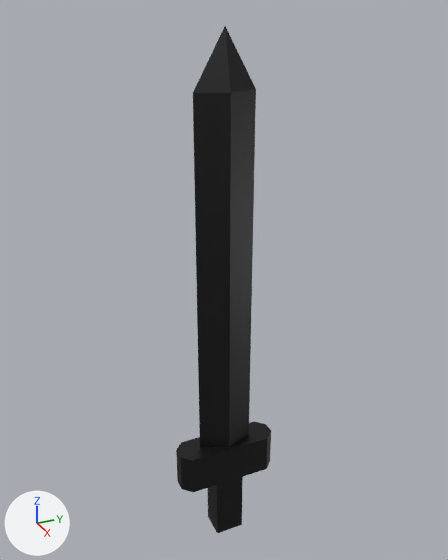
One commit to the OBJ model Project/resources/models/Sword/Sword.obj: the scene before it, then after it.
Before and after are seen from a 50 mm camera at (4.62, -2.09, 5.3) aimed at (-0.1, 0.04, 2.94). The lights are fixed; the arrows at lower left show +X, +Y and +Z. Where no turn or scale is listed for an object, it has been applied to the vertices.

The scene before the commit, as lines of its bpy script (objects in view):
```python
mat_マテリアル_001 = principled_material('マテリアル.001')
mat_マテリアル_001.texture = img_sword_png
me_立方体 = bpy.data.meshes.new('立方体')
me_立方体.from_pydata(...)  # 33 vertices, 50 faces; spans x -0.15..0.15, y -0.5..0.5, z 0.11..5.1
me_立方体.materials.append(mat_マテリアル_001)  # picture img_sword_png
ob_立方体 = bpy.data.objects.new('立方体', me_立方体)
ob_立方体.location = (0.0, 0.0, 0.0)
```
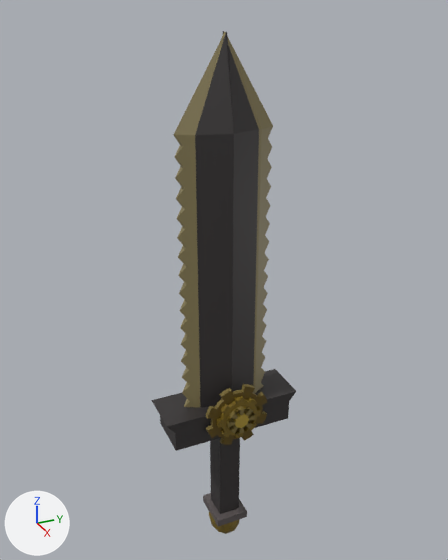
Pixel boxes (x1, y1, x2, y2) of what changed, in the pictures (448 x 560 px):
'立方体', surface changed, reshaped (52% wider): before (176, 26, 271, 533); after (151, 31, 296, 534)
part 1 of me_立方体, added (black): after (210, 438, 240, 514)
part 2 of me_立方体, added: after (203, 493, 247, 527)
part 3 of me_立方体, rebuilt (56% wider, 10% shorter): before (193, 26, 256, 447); after (174, 31, 273, 408)
part 4 of me_立方体, added (brown): after (206, 384, 267, 445)
part 5 of me_立方体, added: after (209, 512, 240, 534)
part 6 of me_立方体, deleted (black): before (176, 421, 271, 492)
part 7 of me_立方体, deleted (black): before (208, 477, 243, 533)
part 8 of me_立方体, added (black): after (151, 369, 296, 451)

The change in detail:
Picture 'playerSwordHandle.png' (img_playerswordhandle_png) is new.
Picture 'playerSword.png' (img_playersword_png) is new.
Picture 'playerSwordGear.png' (img_playerswordgear_png) is new.
Material 'マテリアル.001' (mat_マテリアル_001) changes its picture from img_sword_png to img_playerswordgear_png.
Material 'マテリアル.002' (mat_マテリアル_002) is new.
Its texture is img_playerswordhandle_png.
Material 'マテリアル' (mat_マテリアル) is new.
Its texture is img_playersword_png.
me_立方体 is used by ob_立方体; location (0.0, 0.0, 0.0).
me_立方体 had 33 vertices, 50 faces and spanned x -0.15..0.15, y -0.5..0.5, z 0.11..5.1.
me_立方体 now has 578 vertices, 1100 faces and spans x -0.22..0.39, y -0.68..0.68, z -0.01..5.05.
me_立方体 part 1: a new loose piece, a box spanning x -0.12..0.12, y -0.11..0.11, z 0.22..1.62, in mat_マテリアル_002 (picture img_playerswordhandle_png).
me_立方体 part 2: a new loose piece, a box spanning x -0.2..0.2, y -0.168..0.168, z 0.283..0.361, in mat_マテリアル_002 (picture img_playerswordhandle_png).
me_立方体 part 3: the loose piece of 9 vertices spanning x -0.11..0.11, y -0.27..0.27, z 1.2..5.1 is rebuilt with 146 vertices and now spans x -0.17..0.17, y -0.44..0.44, z 1.64..5.05, in mat_マテリアル (picture img_playersword_png).
me_立方体 part 4: a new loose piece of 368 vertices spanning x 0.26..0.39, y -0.31..0.31, z 1.39..2.01, in mat_マテリアル_001 (picture img_playerswordgear_png).
me_立方体 part 5: a new loose piece of 36 vertices spanning x -0.19..0.19, y -0.16..0.16, z -0.01..0.34, in mat_マテリアル_002 (picture img_playerswordhandle_png).
me_立方体 part 6: the loose piece of 16 vertices spanning x -0.15..0.15, y -0.5..0.5, z 0.8..1.2 is deleted.
Part 7, on me_立方体:
8 vertices are removed from x -0.13..0.13, y -0.14..0.14, z 0.11..0.8.
10 faces are deleted.
Part 8, on me_立方体:
6 vertices are added at (-0.22, 0.68, 1.74), (-0.22, 0.6, 1.44), (-0.22, -0.68, 1.74), (-0.22, -0.6, 1.44), (-0.22, 0.6, 1.64), (-0.22, -0.6, 1.64).
6 new vertices lie (0.44, 0.0, 0.0) away from vertices in x -0.22, y -0.68..0.68, z 1.44..1.74.
20 new faces join them, mat_マテリアル_002 (picture img_playerswordhandle_png).
me_立方体 now uses material mat_マテリアル_002 (picture img_playerswordhandle_png).
me_立方体 now uses material mat_マテリアル (picture img_playersword_png).
